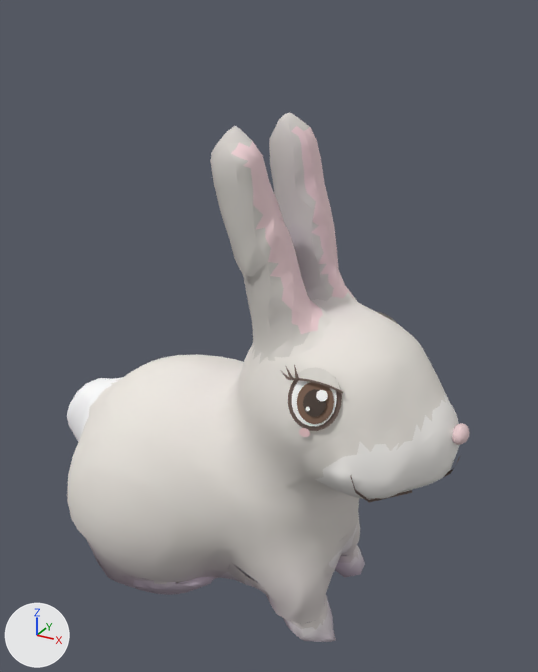
An edit to the glTF model art/models/animals/rabbit.glb, drawn before and after from the same camera.
The view is the same before and after, from a 50 mm camera at (0.22, -0.364, 0.372) aimed at (0.014, 0.01, 0.185). Lighting does not change. The marker at lower left points along +X, +Y and +Z. The older version comes first. Vertices at exactly the same position are counted once.

The first picture shows 'rabbit'.
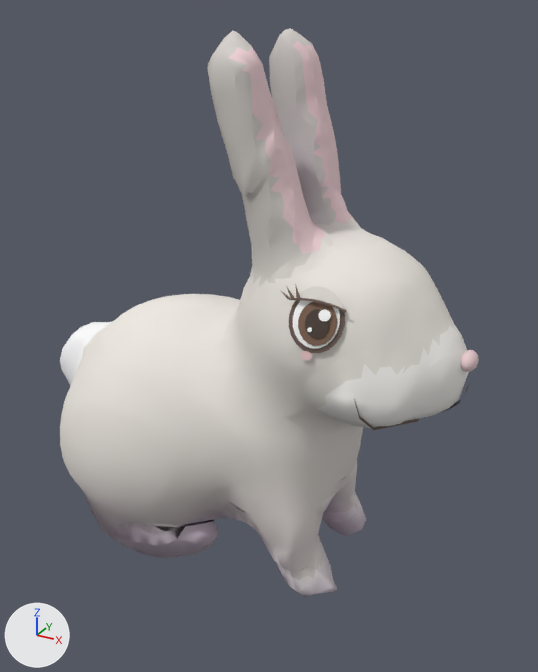
The newer file adds a shape key; the second version is drawn at full value of the shape key 'hop' of 'rabbit', and the change is written as the vertex moves it makes.

Edits to the bpy script that builds the scene:
```text
Change me_rabbit:
    used by ob_rabbit; location = (0.0, 0.0, 0.0)
    remove me_rabbit.from_pydata(...)  # 2730 vertices, 4530 faces; spans x -0.145..0.145, y -0.079..0.079, z 0.0..0.318
    add me_rabbit.from_pydata(...)  # 2730 vertices, 4530 faces; spans x -0.145..0.145, y -0.079..0.079, z 0.032..0.362
    me_rabbit part 1: the loose piece of 62 vertices spanning x 0.135..0.145, y -0.007..0.008, z 0.151..0.162 is moved by (0.0, 0.0, 0.045)
    me_rabbit part 2: the loose piece of 10 vertices spanning x 0.128..0.141, y -0.002..0.003, z 0.122..0.142 is moved by (0.0, 0.0, 0.045)
    me_rabbit part 3: the loose piece of 21 vertices spanning x 0.059..0.088, y -0.056..-0.042, z 0.169..0.199 is moved by (0.0, 0.0, 0.045)
    me_rabbit part 4: the loose piece of 21 vertices spanning x 0.062..0.086, y -0.056..-0.044, z 0.171..0.197 is moved by (0.0, 0.0, 0.045)
    me_rabbit part 5: the loose piece of 21 vertices spanning x 0.065..0.085, y -0.056..-0.046, z 0.173..0.194 is moved by (0.0, 0.0, 0.045)
    me_rabbit part 6: the loose piece of 21 vertices spanning x 0.069..0.081, y -0.055..-0.049, z 0.177..0.19 is moved by (0.0, 0.0, 0.045)
    me_rabbit part 7: the loose piece of 13 vertices spanning x 0.076..0.082, y -0.052..-0.049, z 0.186..0.191 is moved by (0.0, 0.0, 0.045)
    me_rabbit part 8: the loose piece of 34 vertices spanning x 0.061..0.088, y -0.05..-0.044, z 0.191..0.2 is moved by (0.0, 0.0, 0.045)
    me_rabbit part 9: the loose piece of 50 vertices spanning x 0.059..0.089, y -0.051..-0.047, z 0.19..0.195 is moved by (0.0, 0.0, 0.045)
    me_rabbit part 10: the loose piece of 15 vertices spanning x 0.068..0.075, y -0.056..-0.055, z 0.164..0.169 is moved by (0.0, 0.0, 0.045)
    me_rabbit part 11: the loose piece of 8 vertices spanning x 0.098..0.124, y -0.055..-0.028, z 0.129..0.149 is moved by (0.0, 0.0, 0.045)
    me_rabbit part 12: 2230 of 2730 vertices moved; they spanned x -0.145..0.14, y -0.079..0.079, z 0.0..0.318 and now span x -0.145..0.14, y -0.079..0.079, z 0.032..0.362; mean shift (0.0, 0.0, 0.044); largest move (0.043, -0.052, 0.048) -> (0.036, -0.053, 0.098)
    other edits to the shape of me_rabbit do not show in these pictures
```

Boxes (x1, y1, x2, y2) around the edits, measured in the pictures (538 x 672 px; the box of a moved part takes in the faces that stretch with it):
'rabbit', reshaped (8% taller): before (67, 113, 470, 642); after (60, 28, 479, 597)
part 1 of me_rabbit, moved or reshaped: before (452, 423, 470, 445); after (461, 350, 479, 372)
part 2 of me_rabbit, moved or reshaped: before (444, 456, 460, 477); after (442, 383, 470, 412)
part 3 of me_rabbit, moved or reshaped: before (288, 376, 342, 431); after (289, 300, 345, 353)
part 4 of me_rabbit, moved or reshaped: before (292, 380, 337, 426); after (293, 300, 340, 348)
part 5 of me_rabbit, moved or reshaped: before (297, 382, 334, 424); after (298, 302, 337, 346)
part 6 of me_rabbit, moved or reshaped: before (303, 389, 326, 417); after (305, 309, 329, 338)
part 7 of me_rabbit, moved or reshaped: before (316, 390, 328, 401); after (319, 309, 331, 321)
part 8 of me_rabbit, moved or reshaped: before (294, 367, 340, 390); after (295, 287, 344, 309)
part 9 of me_rabbit, moved or reshaped: before (288, 378, 343, 394); after (289, 298, 347, 313)
part 10 of me_rabbit, moved or reshaped: before (299, 428, 310, 437); after (300, 351, 312, 361)
part 11 of me_rabbit, moved or reshaped: before (350, 475, 412, 502); after (354, 398, 419, 430)
part 12 of me_rabbit, moved or reshaped: before (67, 113, 459, 642); after (60, 28, 469, 597)
